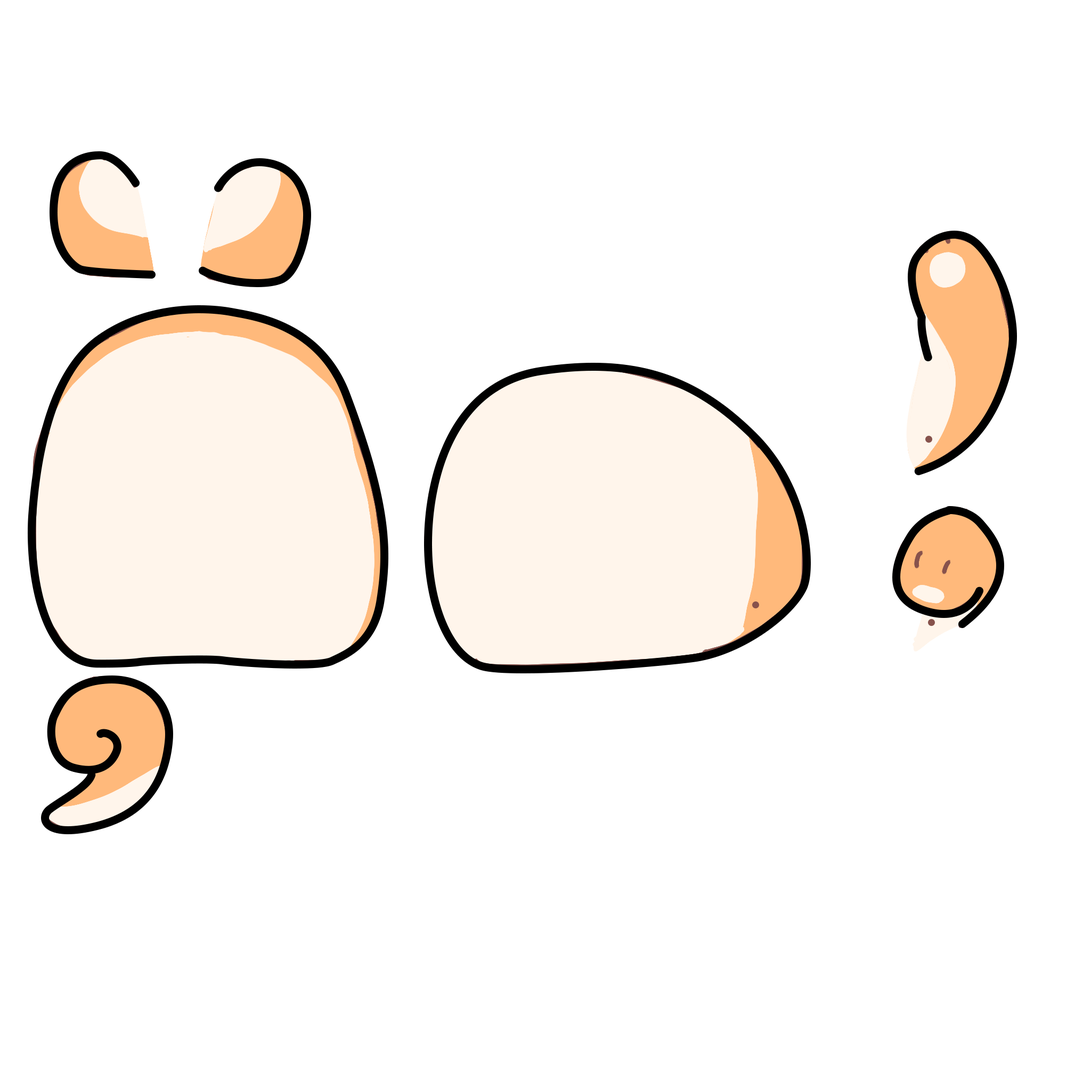
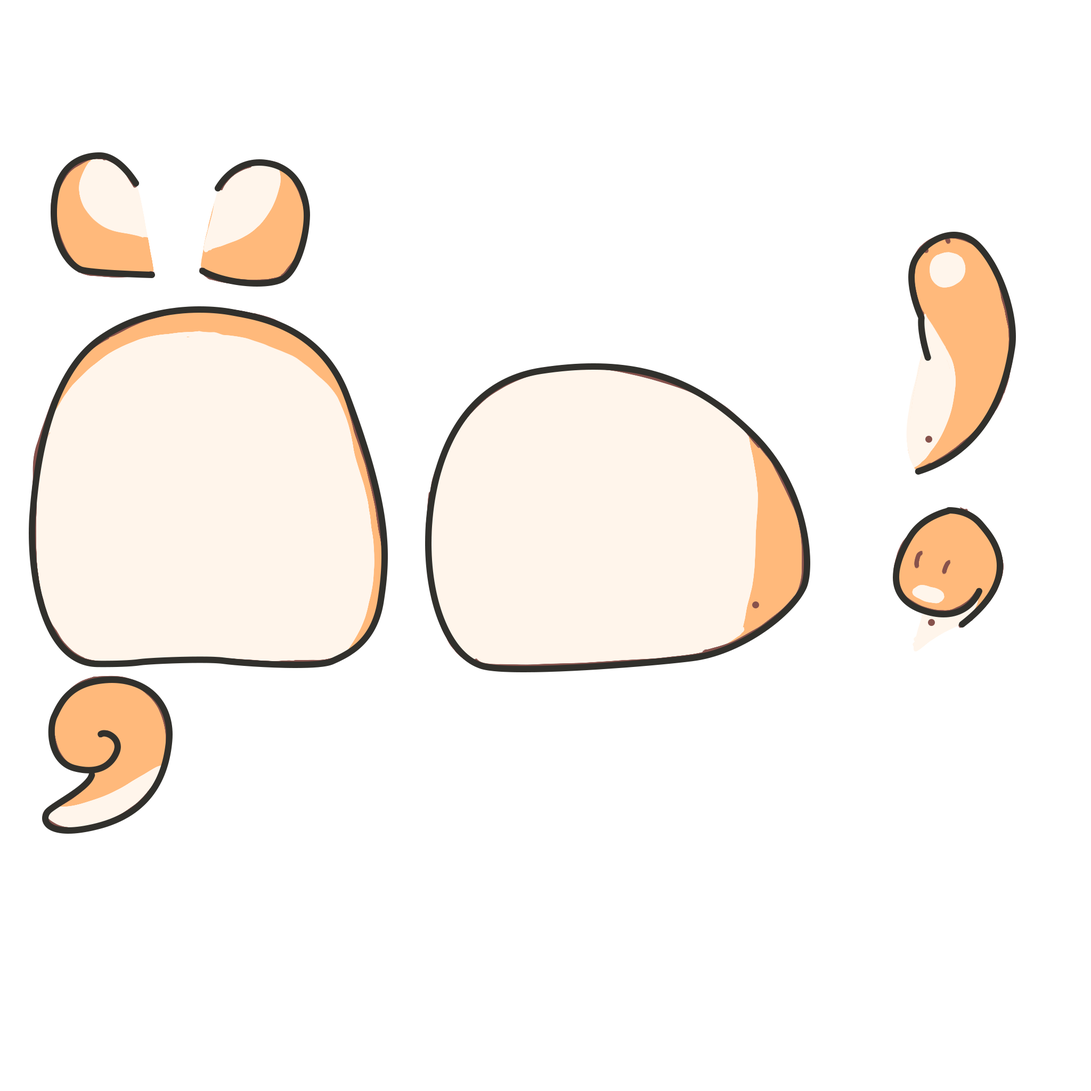
Comparing the layer stacks of the two 1091 x 1091 images. Changes:
painted on "Shape 8" over [left=424, top=362, right=812, bottom=674]
painted on "Shape 7" over [left=945, top=506, right=1005, bottom=629]
painted on "Shape 6" over [left=892, top=506, right=984, bottom=619]
painted on "Shape 5" over [left=908, top=230, right=1018, bottom=476]
painted on "Shape 4" over [left=41, top=675, right=174, bottom=835]
painted on "Shape 3" over [left=27, top=305, right=389, bottom=669]
painted on "Shape 2" over [left=198, top=158, right=312, bottom=288]
painted on "Shape 1" over [left=49, top=151, right=156, bottom=279]
